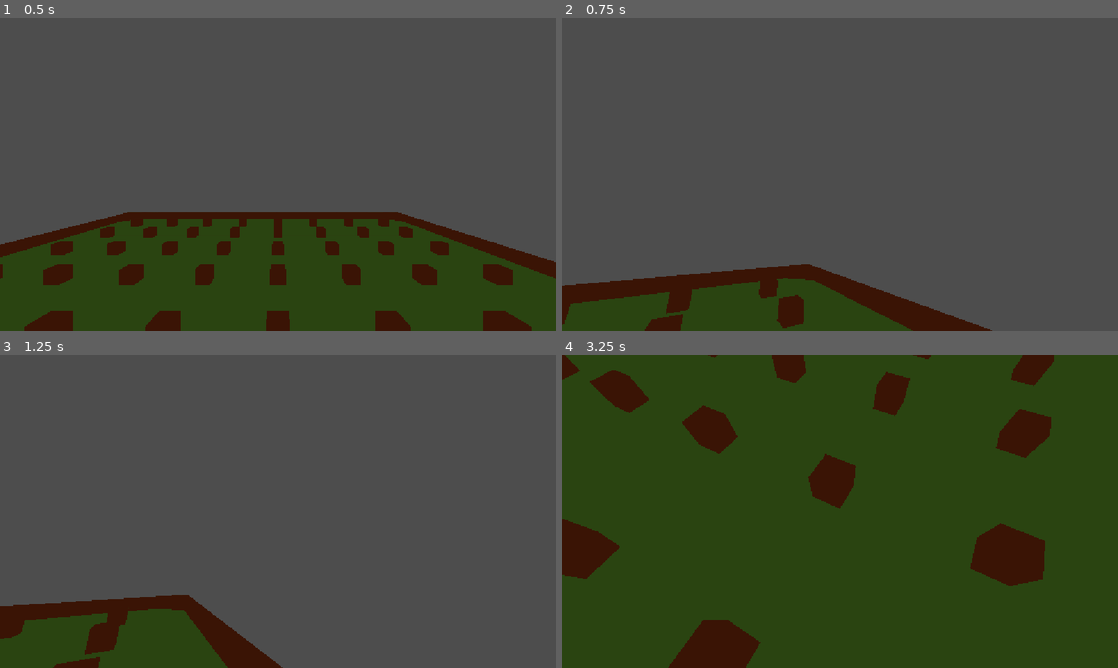
Above: before the commit, frames 1-4 (two rows, left to right).
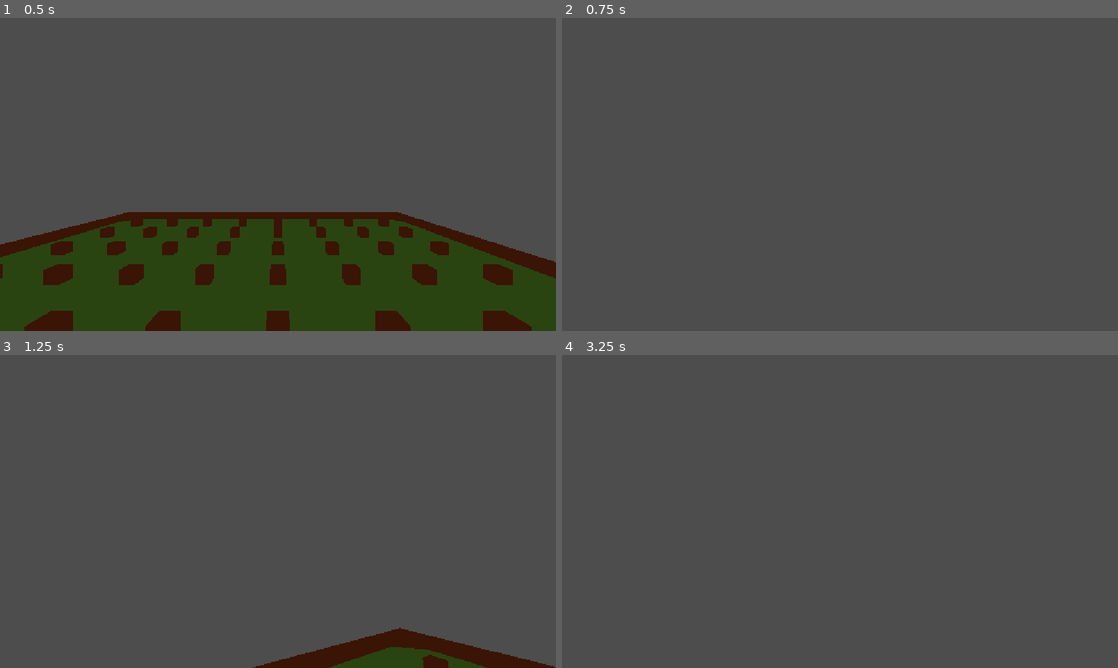
Above: after the commit, the same moments.

Repository: Schlutzkrapfen/RobertsGameJam
Game: Godot game, scene res://Nodes/Levels/Level0.tscn
The game is run twice, just before and just after one commit, with the same random seed, the same clock (stepped at 60 frames per second) and the same inputs. Before the commit the project has no main scene; this scene is started directly in both runs.
Inputs (mouse positions are in pixels of both pictures, inside the frame that each line leads up to):
- Up to frame 1 (0.5 s): no input
- Up to frame 2 (0.75 s): move the mouse to (962, 158) at 0.52 s; hold D (move_right) from 0.53 s (still down); click (962, 158) at 0.6 s
- Up to frame 3 (1.25 s): keep holding D (move_right); tap Space (jump) at 0.77 s
- Up to frame 4 (3.25 s): move the mouse to (728, 527) at 1.27 s; release D (move_right) at 1.28 s; hold S (move_backward) 1.28-2.03 s; click (728, 527) at 1.35 s; tap Space (jump) at 1.52, 3.02 s; move the mouse to (895, 442) at 2.02 s; hold D (move_right) 2.03-2.78 s; click (895, 442) at 2.1 s; move the mouse to (812, 574) at 2.77 s; hold W (move_forward) from 2.78 s (still down); click (812, 574) at 2.85 s

Frame 1 is identical in both runs. In frame 2, 12% of the frame differs, in the area x 0-78%, y 78-100%; in frame 3, 13%; in frame 4, 100%, in the area x 0-100%, y 0-100%.

Commit message:
added camershake

Diff:
--- /dev/null
+++ b/Nodes/Objects/Camerashakre.gd
@@ -0,0 +1,43 @@
+extends Camera3D
+
+
+@export var decay:float = 0.8  # How quickly the shaking stops [0, 1].
+@export var max_offset:Vector2 = Vector2(100, 75)  # Maximum hor/ver shake in pixels.
+@export var max_roll:float = 0.1  # Maximum rotation in radians (use sparingly).
+@export var target:NodePath  # Assign the node this camera will follow.
+const NOISE_SEEDS = [0,1000,2000]
+var trauma = 0.0  # Current shake strength.
+var trauma_power = 2  # Trauma exponent. Use [2, 3].
+@onready var noise = FastNoiseLite.new()
+var noise_y = 0
+
+func _ready():
+	randomize()
+	noise.seed = randi()
+	noise.noise_type = FastNoiseLite.TYPE_SIMPLEX  # or PERLIN, CELLULAR, VALUE, etc.
+	noise.frequency = 1.0 / 4.0                    # replaces "period" — lower = smoother/larger features
+	noise.fractal_octaves = 2
+	noise.fractal_lacunarity = 2.0                   # frequency multiplier per octave
+	noise.fractal_gain = 0.5
+
+func add_trauma(amount):
+	trauma = min(trauma + amount, 1.0)
+func _process(delta):
+	if target:
+		global_position = get_node(target).global_position
+	if trauma:
+		trauma = max(trauma - decay * delta, 0)
+		shake()
+
+func shake():
+	noise_y += 1
+	var amount:float = pow(trauma, trauma_power)
+	self.rotation.z = max_roll * amount * noise.get_noise_2d(0, noise_y)
+	self.position.x = max_offset.x * amount * noise.get_noise_2d(1000*2, noise_y)
+	self.position.y = max_offset.y * amount * noise.get_noise_2d(2000*3, noise_y)
+
+
+
+
+func _on_player_camerashake(amount: float) -> void:
+	add_trauma(amount)
--- a/Nodes/Objects/Player.gd
+++ b/Nodes/Objects/Player.gd
@@ -1,8 +1,10 @@
 extends CharacterBody3D
 
 
-const SPEED = 5.0
-const JUMP_VELOCITY = 4.5
+const SPEED:float = 5.0
+const JUMP_VELOCITY:float = 4.5
+const SHOOT_SHAKE_AMOUNT:float = 100.0
+signal Camerashake(amount:float)
 
 # stats
 var curHp : int = 10
@@ -46,8 +48,10 @@
 func _input(event):
 	if event is InputEventMouseMotion:
 		mouseDelta = event.relative
-func _process (delta):
-	print(mouseDelta.y)
+	if event.is_action_released("shoot"):
+		shoot()
+func controll_camera(delta:float):
+
 	# rotate camera along X axis
 	camera.rotation_degrees -= Vector3(rad_to_deg(mouseDelta.y), 0, 0) * lookSensitivity * delta
 	# clamp the vertical camera rotation
@@ -58,3 +62,8 @@
 
 	# reset the mouse delta vector
 	mouseDelta = Vector2()
+func _process (delta):
+	controll_camera(delta)
+
+func shoot():
+	Camerashake.emit(SHOOT_SHAKE_AMOUNT)
--- a/Nodes/Objects/player.tscn
+++ b/Nodes/Objects/player.tscn
@@ -1,6 +1,7 @@
 [gd_scene format=3 uid="uid://bp4a0plv22ewb"]
 
 [ext_resource type="Script" uid="uid://c821w5ibwm2dl" path="res://Nodes/Objects/Player.gd" id="1_7mn6y"]
+[ext_resource type="Script" uid="uid://y8p1gyuac0x" path="res://Nodes/Objects/Camerashakre.gd" id="2_qyaxr"]
 
 [sub_resource type="CapsuleShape3D" id="CapsuleShape3D_nacyp"]
 
@@ -16,3 +17,6 @@
 transform = Transform3D(1, 0, 0, 0, 1, 0, 0, 0, 1, 0, 0.48660433, 0)
 environment = SubResource("Environment_wues2")
 current = true
+script = ExtResource("2_qyaxr")
+
+[connection signal="Camerashake" from="." to="Camera3D" method="_on_player_camerashake"]
--- a/project.godot
+++ b/project.godot
@@ -11,6 +11,7 @@
 [application]
 
 config/name="Der Böse Mann"
+run/main_scene="uid://2gwrmy354ye6"
 config/features=PackedStringArray("4.7", "Forward Plus")
 config/icon="res://icon.svg"
 
@@ -50,6 +51,11 @@
 "events": [Object(InputEventKey,"resource_local_to_scene":false,"resource_name":"","device":-1,"window_id":0,"alt_press …(191 unchanged characters)…
 ]
 }
+shoot={
+"deadzone": 0.2,
+"events": [Object(InputEventMouseButton,"resource_local_to_scene":false,"resource_name":"","device":-1,"window_id":0,"alt_pressed":false,"shift_pressed":false,"ctrl_pressed":false,"meta_pressed":false,"button_mask":0,"position":Vector2(0, 0),"global_position":Vector2(0, 0),"factor":1.0,"button_index":1,"canceled":false,"pressed":false,"double_click":false,"script":null)
+]
+}
 
 [physics]
 
Not shown, added: Nodes/Objects/Camerashakre.gd.uid
